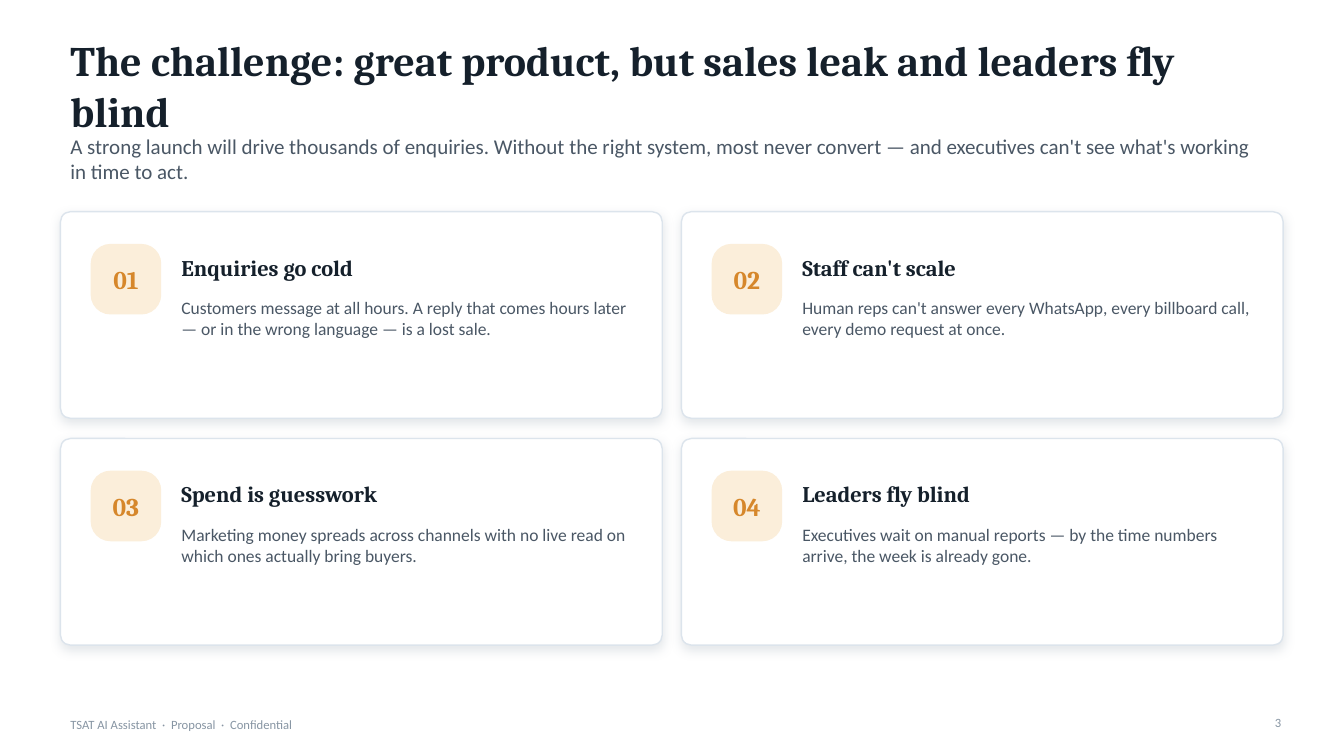
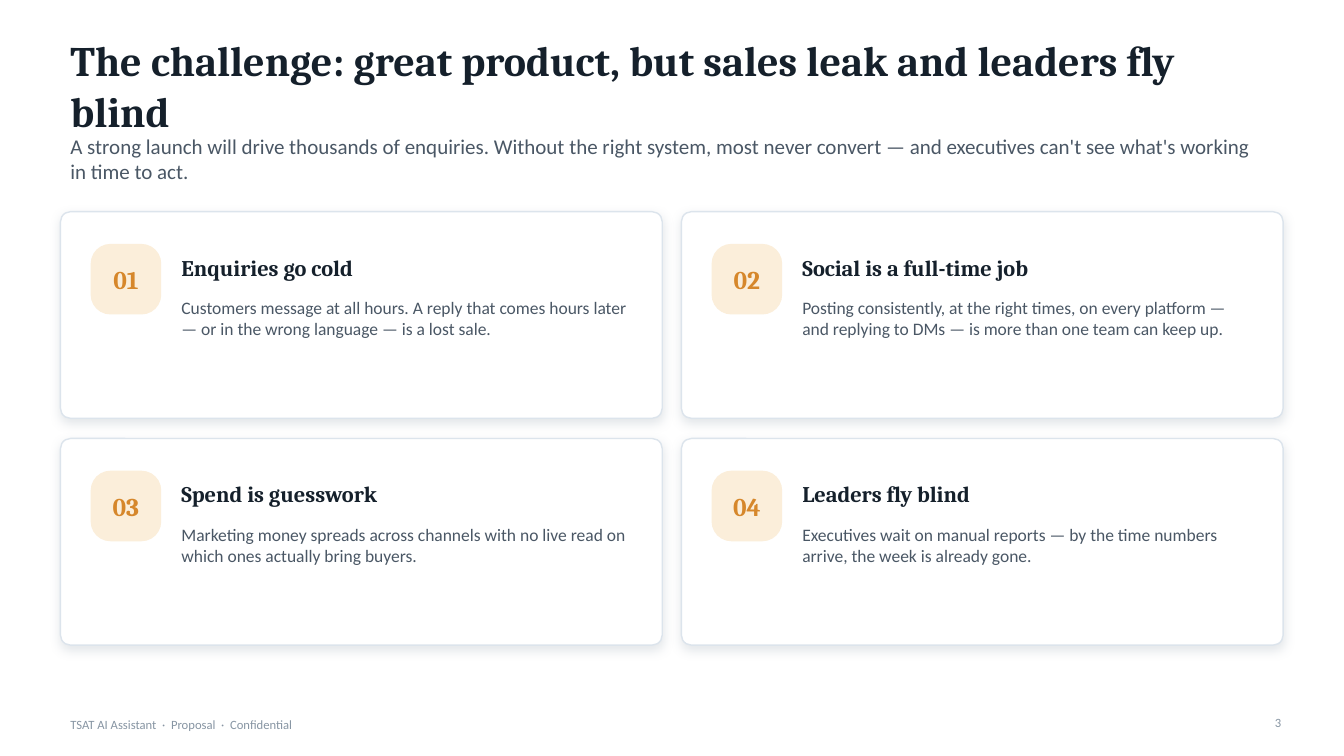
Before and after one commit to Bekaji/Bekaji, a slide deck: slide 3 of tsat-ai-assistant/TSAT_AI_Assistant_Pitch_Deck.pptx. Drawn at 1344x756 pixels with LibreOffice and Linux fonts; fonts in the diff are those of the drawing. Boxes give left, top, right and bottom in pixels: in the first picture for what was removed or moved away, otherwise in the second. Text is boxed around its words. In the diff, an @@ line names an element or a change of style, - is before the commit and + after.

```diff
--- a/tsat-ai-assistant/TSAT_AI_Assistant_Pitch_Deck.pptx
+++ b/tsat-ai-assistant/TSAT_AI_Assistant_Pitch_Deck.pptx
@@ text at (x1=802, y1=260, x2=1028, y2=281): text changed @@
-Staff can't scale
+Social is a full-time job
@@ text at (x1=802, y1=302, x2=1223, y2=338): text changed @@
-Human reps can't answer every WhatsApp, every billboard call, every demo request at once.
+Posting consistently, at the right times, on every platform — and replying to DMs — is more than one team can keep up.
```
Also in this commit, not shown: 12 other slides changed, 1 slide added, 2 other files.
